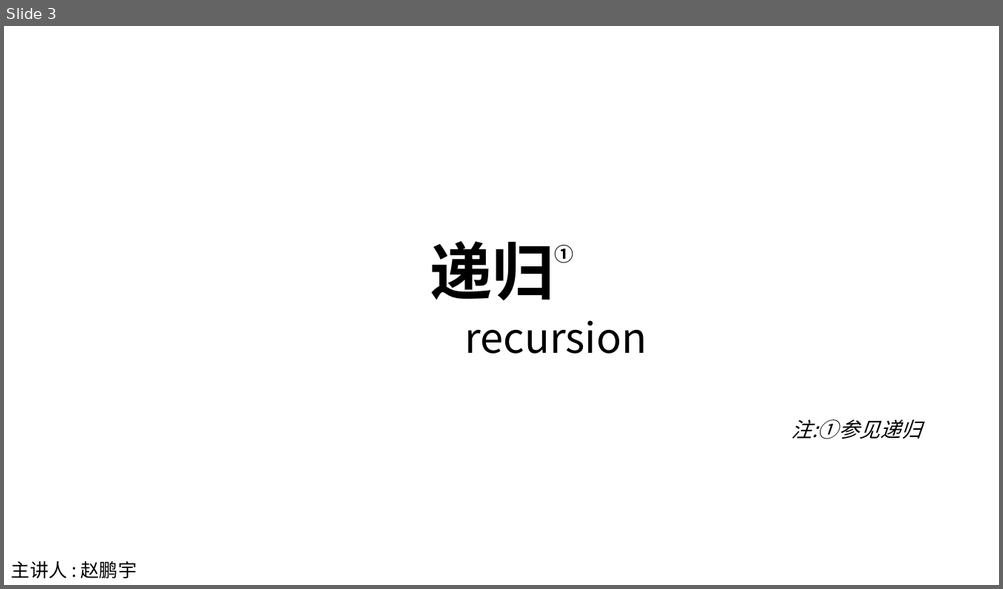
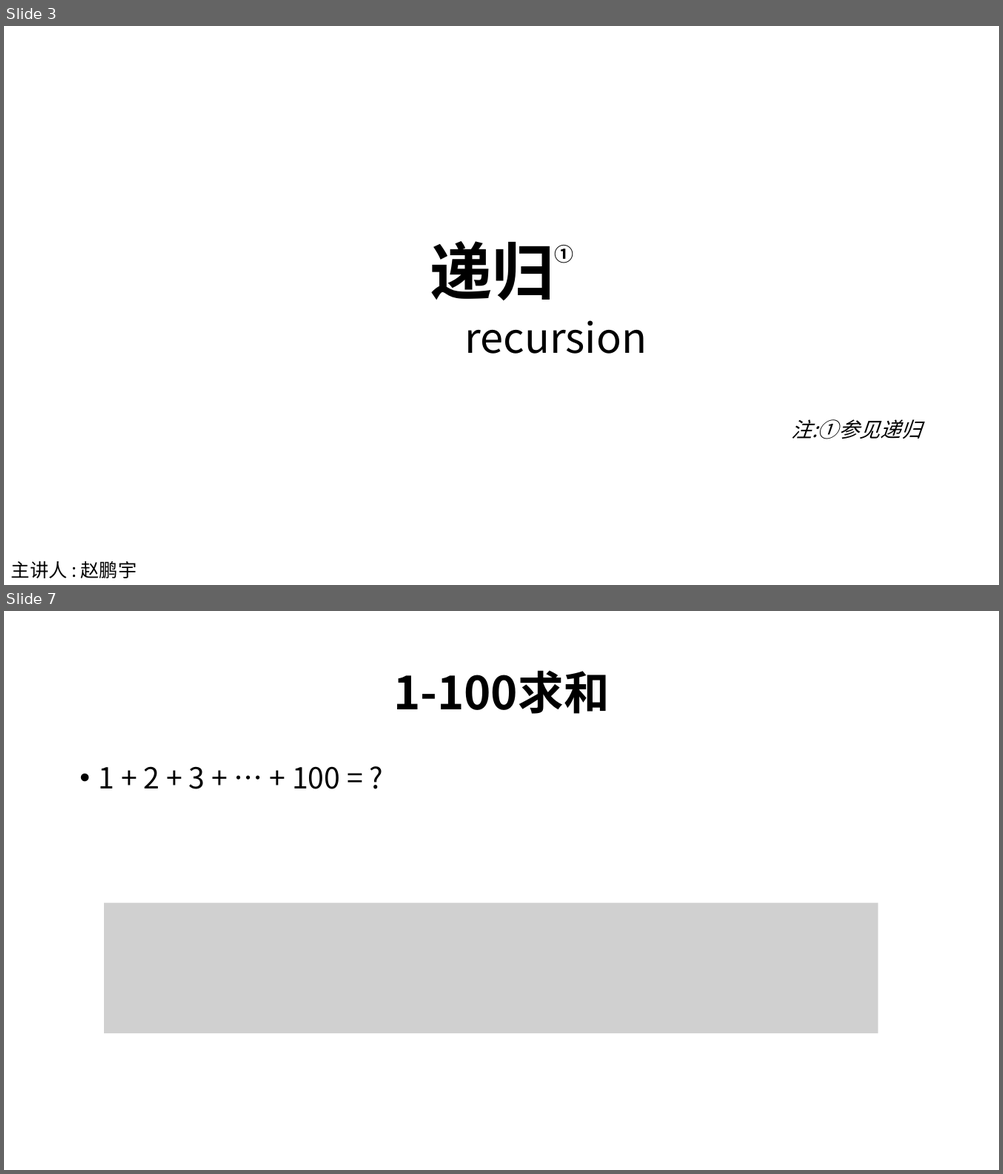
Before and after one commit to ZPYhiahiahia/nxjb-recursion-src, a slide deck: 递归.pptx. Shown one above the other, each under a label of ours: slide 3 before the commit, slides 3 and 7 after it; the slides between them are not shown. The pictures are 1003x589 and 1003x1174 pixels, drawn with LibreOffice and Linux fonts; fonts in the diff are those of the drawing; grey boxes stand for pictures. Boxes give left, top, right and bottom in pixels: in the first picture for what was removed or moved away, otherwise in the second. Text is boxed around its words. In the diff, an @@ line names an element or a change of style, - is before the commit and + after.

```diff
--- a/递归.pptx
+++ b/递归.pptx
@@ slide 7 added at bbox=[4, 611, 999, 1170], background #FFFFFF @@
@@ title added at bbox=[393, 670, 609, 714], 44 pt, text #000000, bold @@
+1-100求和
@@ text added at bbox=[99, 766, 340, 789], 28 pt, text #000000 @@
+• 1 + 2 + 3 + … + 100 = ?
@@ picture added at bbox=[104, 903, 878, 1034] @@
```
Also in this commit, not shown: 1 slide changed, 3 other slides added, 3 other files.
